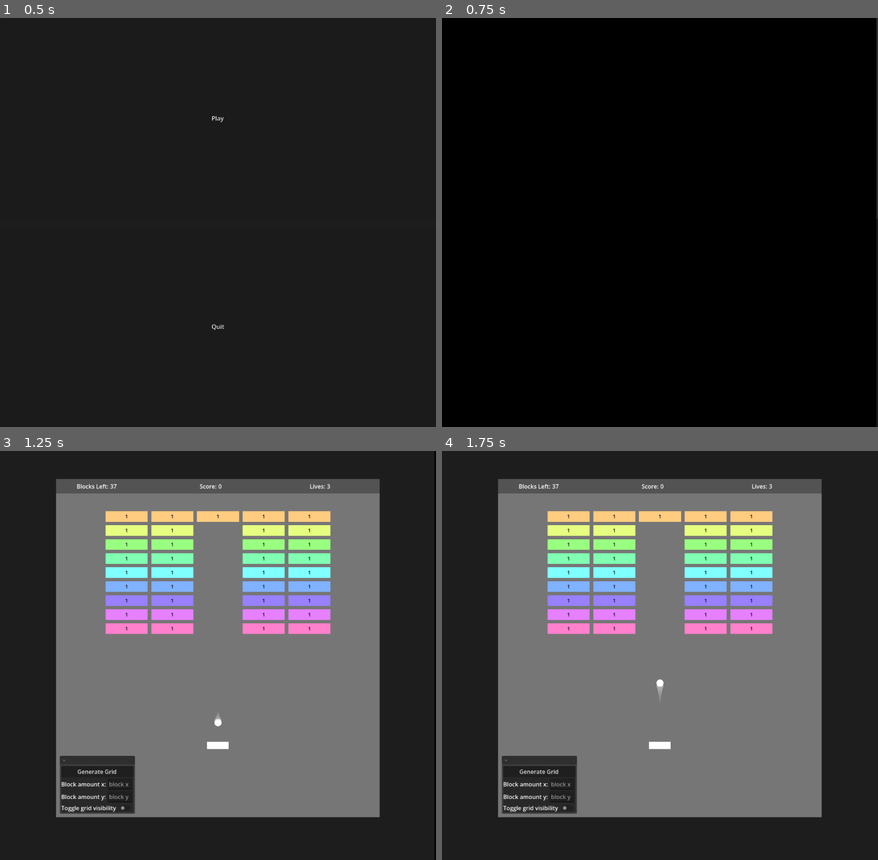
Above: before the commit, frames 1-4 (two rows, left to right).
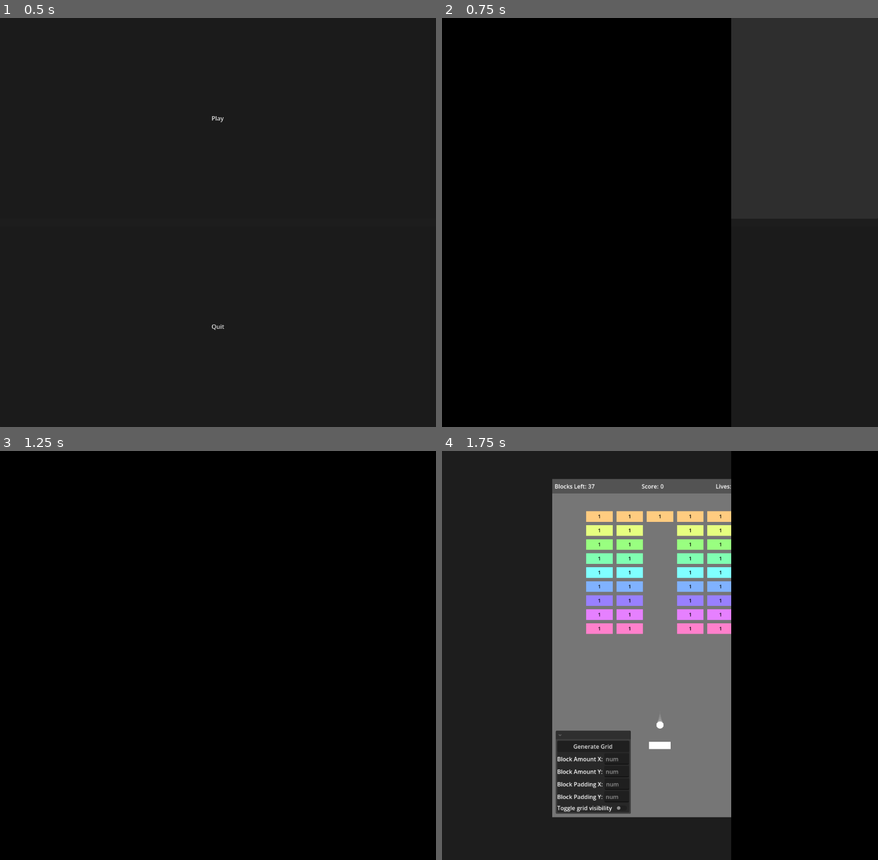
Above: after the commit, the same moments.

Repository: ProudFridge/Breakout
Game: Godot game, scene res://scenes/main_menu/main_menu.tscn
Same seed, same stepped clock (60 frames per second), same inputs: the game is played once before the commit and once after it. Sound files missing from this copy of the repository are replaced by a short silence.
Inputs (mouse positions are in pixels of both pictures, inside the frame that each line leads up to):
- Up to frame 1 (0.5 s): no input
- Up to frame 2 (0.75 s): click "Play" at 0.5 s
- Up to frame 3 (1.25 s): no input
- Up to frame 4 (1.75 s): click (537, 770) at 1.25 s, where only the run before the commit has a clickable "Generate Grid"

Frame 1 is identical in both runs. In frame 2, 33% of the frame differs, in the area x 66-100%, y 0-100%; in frame 3, 100%, in the area x 0-100%, y 0-100%; in frame 4, 50%.

Commit message:
Add fields for blockPaddingX and blockPaddinY in the GridUtility node

Diff:
--- a/scenes/arena/arena.tscn
+++ b/scenes/arena/arena.tscn
@@ -24,6 +24,7 @@
 
 [node name="Arena" type="Node2D" unique_id=2083693325]
 script = ExtResource("1_ii07k")
+gameAreaSize = Vector2(600, 900)
 
 [node name="Background" type="Control" parent="." unique_id=971906882]
 layout_mode = 3
@@ -48,6 +49,7 @@
 [node name="Ball" parent="." unique_id=71320122 instance=ExtResource("4_2ml6w")]
 position = Vector2(302, 577)
 SPEED = 400.0
+isPiercing = true
 
 [node name="Camera2D" type="Camera2D" parent="." unique_id=301651378]
 position = Vector2(317, 437)
--- a/scenes/arena/grid_utility.gd
+++ b/scenes/arena/grid_utility.gd
@@ -7,21 +7,28 @@
 @onready var generate_grid_button: Button = $FoldableContainer/VBoxContainer/GenerateGridButton
 @onready var blockAmountXField: LineEdit = $FoldableContainer/VBoxContainer/BlockX/BlockAmountX
 @onready var blockAmountYField: LineEdit = $FoldableContainer/VBoxContainer/BlockY/BlockAmountY
+@onready var blockPaddingXField: LineEdit = $FoldableContainer/VBoxContainer/BlockPaddingX/BlockPaddingX
+@onready var blockPaddingYField: LineEdit = $FoldableContainer/VBoxContainer/BlockPaddingY/BlockPaddingY
 @onready var areaVisibilityToggle: CheckButton = $FoldableContainer/VBoxContainer/ShowGrid/CheckButton
 
 var blockAmountX: int = 0
 var blockAmountY: int = 0
+var blockPaddingX: int = 0
+var blockPaddingY: int = 0
 
 # Called when the node enters the scene tree for the first time.
 func _ready() -> void:
 	generate_grid_button.pressed.connect(_on_generate_grid_button_pressed)
 	blockAmountXField.text_changed.connect(_on_block_amount_x_field_text_changed)
 	blockAmountYField.text_changed.connect(_on_block_amount_y_field_text_changed)
+	blockPaddingXField.text_changed.connect(_on_block_padding_x_field_text_changed)
+	blockPaddingYField.text_changed.connect(_on_block_padding_y_field_text_changed)
 	areaVisibilityToggle.pressed.connect(_on_area_visibility_toggle_pressed)
 
 func _on_generate_grid_button_pressed() -> void:
 	blockManager.clear_grid()
-	blockManager.generate_grid(blockAreaSize, LevelManager.generate_level(Vector2(blockAmountX, blockAmountY)), blockManager.block_padding, blockManager.grid_padding)
+	#blockManager.generate_grid(blockAreaSize, LevelManager.generate_level(Vector2(blockAmountX, blockAmountY)), blockManager.block_padding, blockManager.grid_padding)
+	blockManager.generate_grid(blockAreaSize, LevelManager.generate_level(Vector2(blockAmountX, blockAmountY)), Vector2(blockPaddingX, blockPaddingY), blockManager.grid_padding)
 
 func _on_block_amount_x_field_text_changed(new_text: String) -> void:
 	blockAmountX = int(new_text)
@@ -29,5 +36,11 @@
 func _on_block_amount_y_field_text_changed(new_text: String) -> void:
 	blockAmountY = int(new_text)
 
+func _on_block_padding_x_field_text_changed(new_text: String) -> void:
+	blockPaddingX = int(new_text)
+
+func _on_block_padding_y_field_text_changed(new_text: String) -> void:
+	blockPaddingY = int(new_text)
+
 func _on_area_visibility_toggle_pressed() -> void:
 	blockManager.toggle_grid_area_visibilty()
--- a/scenes/arena/grid_utility.tscn
+++ b/scenes/arena/grid_utility.tscn
@@ -25,22 +25,44 @@
 
 [node name="Label" type="Label" parent="FoldableContainer/VBoxContainer/BlockX" unique_id=471134380]
 layout_mode = 2
-text = "Block amount x:"
+text = "Block Amount X:"
 
 [node name="BlockAmountX" type="LineEdit" parent="FoldableContainer/VBoxContainer/BlockX" unique_id=1590959547]
 layout_mode = 2
-placeholder_text = "block x"
+placeholder_text = "num"
 
 [node name="BlockY" type="HBoxContainer" parent="FoldableContainer/VBoxContainer" unique_id=750267667]
 layout_mode = 2
 
 [node name="Label" type="Label" parent="FoldableContainer/VBoxContainer/BlockY" unique_id=1034453803]
 layout_mode = 2
-text = "Block amount y:"
+text = "Block Amount Y:"
 
 [node name="BlockAmountY" type="LineEdit" parent="FoldableContainer/VBoxContainer/BlockY" unique_id=120915544]
 layout_mode = 2
-placeholder_text = "block y"
+placeholder_text = "num"
+
+[node name="BlockPaddingX" type="HBoxContainer" parent="FoldableContainer/VBoxContainer" unique_id=183988794]
+layout_mode = 2
+
+[node name="Label" type="Label" parent="FoldableContainer/VBoxContainer/BlockPaddingX" unique_id=1239138150]
+layout_mode = 2
+text = "Block Padding X:"
+
+[node name="BlockPaddingX" type="LineEdit" parent="FoldableContainer/VBoxContainer/BlockPaddingX" unique_id=1776525980]
+layout_mode = 2
+placeholder_text = "num"
+
+[node name="BlockPaddingY" type="HBoxContainer" parent="FoldableContainer/VBoxContainer" unique_id=1240205611]
+layout_mode = 2
+
+[node name="Label" type="Label" parent="FoldableContainer/VBoxContainer/BlockPaddingY" unique_id=2052842916]
+layout_mode = 2
+text = "Block Padding Y:"
+
+[node name="BlockPaddingY" type="LineEdit" parent="FoldableContainer/VBoxContainer/BlockPaddingY" unique_id=322858350]
+layout_mode = 2
+placeholder_text = "num"
 
 [node name="ShowGrid" type="HBoxContainer" parent="FoldableContainer/VBoxContainer" unique_id=847951354]
 layout_mode = 2
--- a/scenes/managers/boundary_manager/boundary_manager.gd
+++ b/scenes/managers/boundary_manager/boundary_manager.gd
@@ -6,7 +6,7 @@
 @onready var bottom_wall: StaticBody2D = $BottomWall
 @onready var top_wall: StaticBody2D = $TopWall
 
-@export var gameAreaSize: Vector2 = Vector2(900, 900)
+@export var gameAreaSize: Vector2 = Vector2(600, 900)
 @onready var blockAreaSize: Vector2 = Vector2(gameAreaSize.x, 400)
 
 # Called when the node enters the scene tree for the first time.
--- a/scenes/singletons/SwitcherSingleton/switcher_singleton.gd
+++ b/scenes/singletons/SwitcherSingleton/switcher_singleton.gd
@@ -21,7 +21,7 @@
 		# Adds the transitionRect into a canvasLayer so it stays idnependant of the camera's position
 		# TODO: group this into a function, it's messy
 		var canvasLayer: CanvasLayer = CanvasLayer.new()
-		var transitionRect: TransitionRect = TransitionRect.new(0.5)
+		var transitionRect: TransitionRect = TransitionRect.new(1)
 		canvasLayer.add_child(transitionRect)
 
 		transitionRect.set_shader(TransitionRect.TRANSITION_SHADER.get("HORIZONTAL"))
